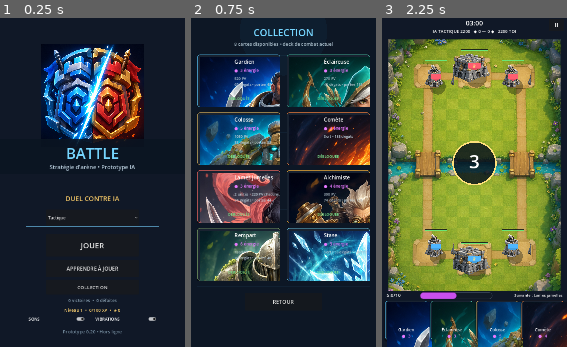
Above: before the commit, frames 1-3 (left to right).
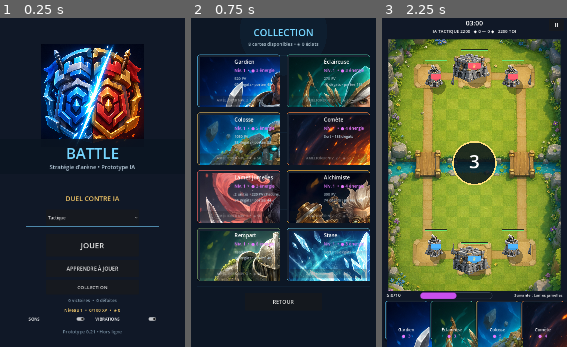
Above: after the commit, the same moments.

Repository: Nyaru01/Battle
Game: Godot game, scene res://scenes/main.tscn
Same seed, same stepped clock (60 frames per second), same inputs: the game is played once before the commit and once after it.
Inputs:
- Up to frame 1 (0.25 s): no input
- Up to frame 2 (0.75 s): click "COLLECTION" at 0.5 s
- Up to frame 3 (2.25 s): click "RETOUR" at 1.25 s; click "JOUER" at 2 s

The runs differ from the first frame. In frame 1, less than 0.1% of the frame differs, in the area x 50-52%, y 94-96%; in frame 2, 6.6%, in the area x 4-96%, y 7-80%; in frame 3, nothing differs.

Commit message:
Add persistent card upgrades

Diff:
--- a/scripts/game.gd
+++ b/scripts/game.gd
@@ -527,7 +527,7 @@
 	collection.add_theme_font_size_override("font_size", 19)
 	collection.pressed.connect(_build_collection)
 	ui_layer.add_child(collection)
-	var version := _label("Prototype 0.20 • Hors ligne", Vector2(160.0, 1202.0), Vector2(400.0, 36.0), 18)
+	var version := _label("Prototype 0.21 • Hors ligne", Vector2(160.0, 1202.0), Vector2(400.0, 36.0), 18)
 	version.add_theme_color_override("font_color", Color("71889a"))
 	var record := _label("%d victoires  •  %d défaites" % [profile.wins, profile.losses], Vector2(160.0, 1080.0), Vector2(400.0, 36.0), 17)
 	record.add_theme_color_override("font_color", Color("8fa7b8"))
@@ -571,11 +571,12 @@
 	add_child(ui_layer)
 	var title := _label("COLLECTION", Vector2(80.0, 28.0), Vector2(560.0, 58.0), 38)
 	title.add_theme_color_override("font_color", Color("76d6ff"))
-	var subtitle := _label("8 cartes disponibles • deck de combat actuel", Vector2(90.0, 82.0), Vector2(540.0, 38.0), 18)
+	var subtitle := _label("8 cartes disponibles • ◈ %d éclats" % profile.coins, Vector2(90.0, 82.0), Vector2(540.0, 38.0), 18)
 	subtitle.add_theme_color_override("font_color", Color("a9bdca"))
 	for index in range(BattleSim.DEFAULT_DECK.size()):
 		var card_id: String = BattleSim.DEFAULT_DECK[index]
-		var card: Dictionary = BattleSim.CARDS[card_id]
+		var level: int = profile.card_levels[card_id]
+		var card: Dictionary = BattleSim.scaled_card(BattleSim.CARDS[card_id], level)
 		var column := index % 2
 		var row := index / 2
 		var panel := Panel.new()
@@ -599,7 +600,7 @@
 		name_label.add_theme_font_size_override("font_size", 20)
 		panel.add_child(name_label)
 		var cost_label := Label.new()
-		cost_label.text = "●  %d énergie" % int(card.cost)
+		cost_label.text = "Niv. %d  •  ● %d énergie" % [level, int(card.cost)]
 		cost_label.position = Vector2(145.0, 50.0)
 		cost_label.size = Vector2(165.0, 30.0)
 		cost_label.add_theme_font_size_override("font_size", 16)
@@ -613,14 +614,19 @@
 		details.add_theme_font_size_override("font_size", 14)
 		details.add_theme_color_override("font_color", Color("b8c8d2"))
 		panel.add_child(details)
-		var status := Label.new()
-		status.text = "DÉBLOQUÉE"
-		status.position = Vector2(12.0, 162.0)
-		status.size = Vector2(300.0, 30.0)
-		status.horizontal_alignment = HORIZONTAL_ALIGNMENT_CENTER
-		status.add_theme_font_size_override("font_size", 14)
-		status.add_theme_color_override("font_color", Color("79e28c"))
-		panel.add_child(status)
+		var upgrade := Button.new()
+		upgrade.position = Vector2(12.0, 160.0)
+		upgrade.size = Vector2(300.0, 36.0)
+		upgrade.add_theme_font_size_override("font_size", 14)
+		if level >= BattleProgression.MAX_CARD_LEVEL:
+			upgrade.text = "NIVEAU MAXIMUM"
+			upgrade.disabled = true
+		else:
+			var upgrade_cost := BattleProgression.card_upgrade_cost(level)
+			upgrade.text = "AMÉLIORER NIV. %d  •  ◈ %d" % [level + 1, upgrade_cost]
+			upgrade.disabled = profile.coins < upgrade_cost
+			upgrade.pressed.connect(_upgrade_card.bind(card_id))
+		panel.add_child(upgrade)
 	var back := Button.new()
 	back.text = "RETOUR"
 	back.position = Vector2(210.0, 1070.0)
@@ -631,6 +637,16 @@
 	queue_redraw()
 
 
+func _upgrade_card(card_id: String) -> void:
+	if not BattleProgression.upgrade_card(profile, card_id):
+		_haptic(70, 0.22)
+		return
+	_save_profile()
+	_play_sfx("battle_start")
+	_haptic(90, 0.55)
+	_build_collection()
+
+
 func _card_details(card: Dictionary) -> String:
 	if card.type == "spell":
 		var effect := " • ralentit" if card.has("slow_duration") else ""
@@ -647,7 +663,7 @@
 	last_intro_count = 4
 	announcement_ttl = 0.0
 	tutorial = null
-	simulation = BattleSim.new(Time.get_ticks_msec())
+	simulation = BattleSim.new(Time.get_ticks_msec(), profile.card_levels)
 	opponent = BattleAI.new(BattleSim.ENEMY, selected_difficulty, Time.get_ticks_msec() + 19)
 	selected_card = ""
 	last_reward = {}
--- a/scripts/progression.gd
+++ b/scripts/progression.gd
@@ -1,10 +1,14 @@
 class_name BattleProgression
 extends RefCounted
 
-const CURRENT_VERSION := 4
+const CURRENT_VERSION := 5
+const MAX_CARD_LEVEL := 5
 
 
 static func default_profile() -> Dictionary:
+	var card_levels := {}
+	for card_id in BattleSim.DEFAULT_DECK:
+		card_levels[card_id] = 1
 	return {
 		"version": CURRENT_VERSION,
 		"wins": 0,
@@ -17,6 +21,7 @@
 		"sound_enabled": true,
 		"difficulty": 1,
 		"haptics_enabled": true,
+		"card_levels": card_levels,
 	}
 
 
@@ -29,7 +34,32 @@
 	profile.sound_enabled = bool(raw.get("sound_enabled", true))
 	profile.difficulty = clampi(int(raw.get("difficulty", 1)), 0, 2)
 	profile.haptics_enabled = bool(raw.get("haptics_enabled", true))
+	var raw_levels := {}
+	var stored_levels = raw.get("card_levels", {})
+	if typeof(stored_levels) == TYPE_DICTIONARY:
+		raw_levels = stored_levels
+	for card_id in BattleSim.DEFAULT_DECK:
+		profile.card_levels[card_id] = clampi(int(raw_levels.get(card_id, 1)), 1, MAX_CARD_LEVEL)
 	return profile
+
+
+static func card_upgrade_cost(level: int) -> int:
+	return 50 * clampi(level, 1, MAX_CARD_LEVEL)
+
+
+static func upgrade_card(profile: Dictionary, card_id: String) -> bool:
+	if card_id not in BattleSim.DEFAULT_DECK:
+		return false
+	var level := clampi(int(profile.card_levels.get(card_id, 1)), 1, MAX_CARD_LEVEL)
+	if level >= MAX_CARD_LEVEL:
+		return false
+	var cost := card_upgrade_cost(level)
+	if int(profile.coins) < cost:
+		return false
+	profile.coins -= cost
+	profile.card_levels[card_id] = level + 1
+	profile.version = CURRENT_VERSION
+	return true
 
 
 static func xp_to_next(level: int) -> int:
--- a/scripts/sim/battle_sim.gd
+++ b/scripts/sim/battle_sim.gd
@@ -4,6 +4,7 @@
 const PLAYER := 0
 const ENEMY := 1
 const MAX_ENERGY := 10.0
+const MAX_CARD_LEVEL := 5
 const ENERGY_PER_SECOND := 1.0
 const MATCH_DURATION := 180.0
 const OVERTIME_DURATION := 45.0
@@ -109,14 +110,15 @@
 var crowns := [0, 0]
 var overtime := false
 var double_energy := false
-
-
-func _init(seed_value: int = 1) -> void:
+var card_levels: Array = [{}, {}]
+
+
+func _init(seed_value: int = 1, player_card_levels: Dictionary = {}, enemy_card_levels: Dictionary = {}) -> void:
 	rng.seed = seed_value
-	reset(seed_value)
-
-
-func reset(seed_value: int = 1) -> void:
+	reset(seed_value, player_card_levels, enemy_card_levels)
+
+
+func reset(seed_value: int = 1, player_card_levels: Dictionary = {}, enemy_card_levels: Dictionary = {}) -> void:
 	rng.seed = seed_value
 	units.clear()
 	energy = [5.0, 5.0]
@@ -135,6 +137,7 @@
 	crowns = [0, 0]
 	overtime = false
 	double_energy = false
+	card_levels = [player_card_levels.duplicate(true), enemy_card_levels.duplicate(true)]
 
 
 func play_card(side: int, card_id: String, lane: int) -> bool:
@@ -144,7 +147,8 @@
 		return false
 	if card_id not in hands[side]:
 		return false
-	var card: Dictionary = CARDS[card_id]
+	var level := clampi(int(card_levels[side].get(card_id, 1)), 1, MAX_CARD_LEVEL)
+	var card: Dictionary = scaled_card(CARDS[card_id], level)
 	if energy[side] + 0.001 < card.cost:
 		return false
 	energy[side] -= card.cost
@@ -153,8 +157,22 @@
 	else:
 		_spawn_unit(side, card_id, lane, card)
 	_cycle_card(side, card_id)
-	events.append({"type": "card_played", "side": side, "card": card_id, "lane": lane})
+	events.append({"type": "card_played", "side": side, "card": card_id, "lane": lane, "level": level})
 	return true
+
+
+static func level_multiplier(level: int) -> float:
+	return 1.0 + float(clampi(level, 1, MAX_CARD_LEVEL) - 1) * 0.08
+
+
+static func scaled_card(base_card: Dictionary, level: int) -> Dictionary:
+	var card := base_card.duplicate(true)
+	var multiplier := level_multiplier(level)
+	if card.has("hp"):
+		card.hp = float(card.hp) * multiplier
+	if card.has("damage"):
+		card.damage = float(card.damage) * multiplier
+	return card
 
 
 func forfeit(side: int) -> bool:
--- a/tests/run_tests.gd
+++ b/tests/run_tests.gd
@@ -15,6 +15,7 @@
 	_test_spell_damage()
 	_test_deck_cycle()
 	_test_squad_card()
+	_test_card_level_scaling()
 	_test_frost_slow()
 	_test_crown_scoring()
 	_test_overtime_rules()
@@ -89,6 +90,15 @@
 	_expect(squad.size() == 2, "squad card spawns two independent fighters")
 	_expect(squad[0].id != squad[1].id, "squad fighters receive distinct unit ids")
 	_expect(float(squad[0].formation_x) < 0.0 and float(squad[1].formation_x) > 0.0, "squad fighters deploy in formation")
+
+
+func _test_card_level_scaling() -> void:
+	var simulation := BattleSim.new(25, {"guardian": 3})
+	_expect(simulation.play_card(BattleSim.PLAYER, "guardian", 0), "upgraded player card can be played")
+	_expect(simulation.play_card(BattleSim.ENEMY, "guardian", 1), "baseline enemy card can be played")
+	var expected_hp: float = BattleSim.CARDS.guardian.hp * BattleSim.level_multiplier(3)
+	_expect(is_equal_approx(simulation.units[0].hp, expected_hp), "card level scales player unit health")
+	_expect(is_equal_approx(simulation.units[1].hp, BattleSim.CARDS.guardian.hp), "enemy remains at its configured card level")
 
 
 func _test_frost_slow() -> void:
@@ -205,8 +215,17 @@
 	var profile := BattleProgression.normalize(legacy)
 	_expect(profile.wins == 3 and profile.level == 1, "legacy profiles migrate with defaults")
 	_expect(profile.sound_enabled and profile.haptics_enabled and profile.difficulty == 1, "legacy profiles receive default settings")
+	_expect(profile.card_levels.size() == BattleSim.DEFAULT_DECK.size() and profile.card_levels.guardian == 1, "legacy profiles receive level-one cards")
 	var settings := BattleProgression.normalize({"sound_enabled": false, "haptics_enabled": false, "difficulty": 9})
 	_expect(not settings.sound_enabled and not settings.haptics_enabled and settings.difficulty == 2, "local settings are normalized safely")
+	var upgrade_profile := BattleProgression.default_profile()
+	upgrade_profile.coins = 160
+	_expect(BattleProgression.upgrade_card(upgrade_profile, "guardian"), "coins can upgrade a card")
+	_expect(upgrade_profile.card_levels.guardian == 2 and upgrade_profile.coins == 110, "upgrade spends the correct amount")
+	_expect(BattleProgression.upgrade_card(upgrade_profile, "guardian"), "a card can be upgraded again")
+	_expect(not BattleProgression.upgrade_card(upgrade_profile, "guardian"), "upgrade is rejected without enough coins")
+	var capped := BattleProgression.normalize({"card_levels": {"guardian": 99}})
+	_expect(capped.card_levels.guardian == BattleProgression.MAX_CARD_LEVEL, "stored card levels are capped safely")
 	var tutorial_reward := BattleProgression.complete_tutorial(profile)
 	_expect(tutorial_reward.coins == 15 and profile.tutorial_completed, "tutorial grants its first completion reward")
 	_expect(BattleProgression.complete_tutorial(profile).coins == 0, "tutorial reward cannot be claimed twice")
Not shown, changed: export_presets.cfg
Not shown, changed: README.md
